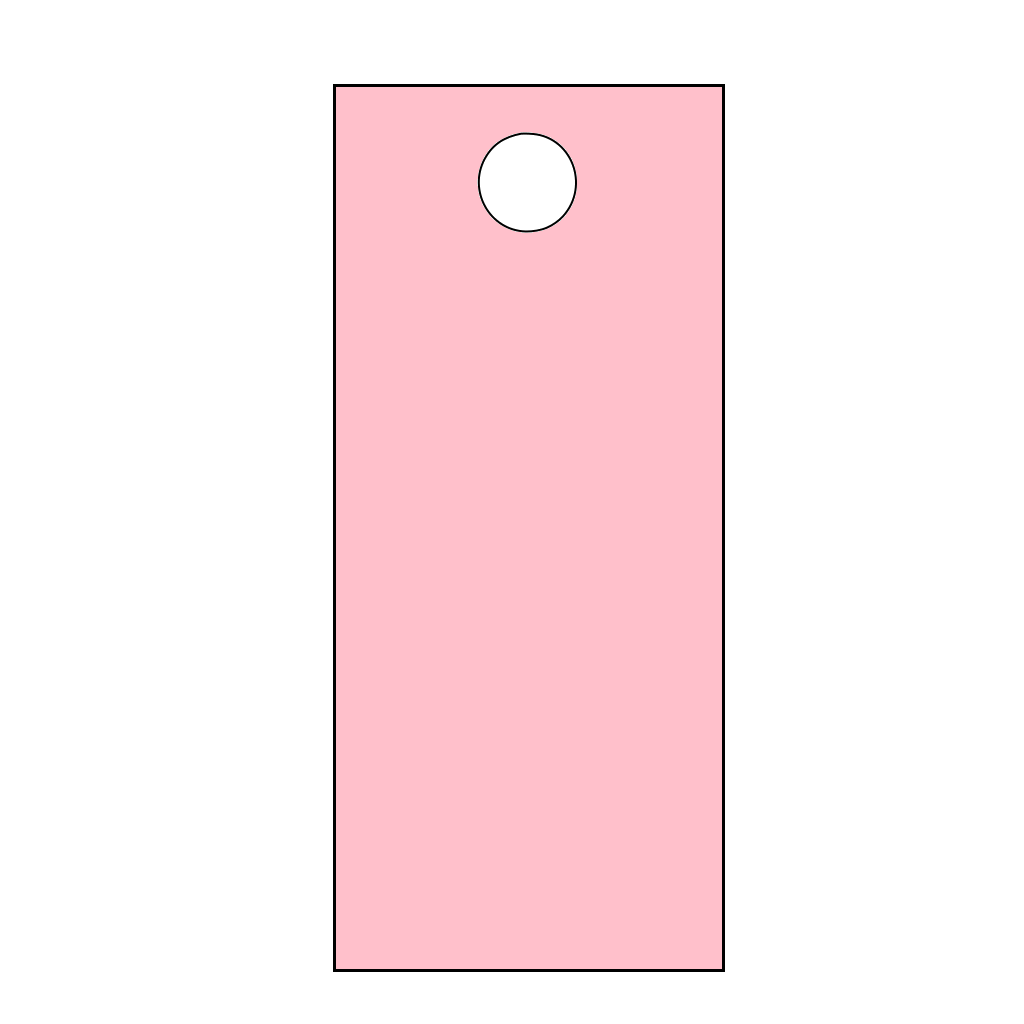
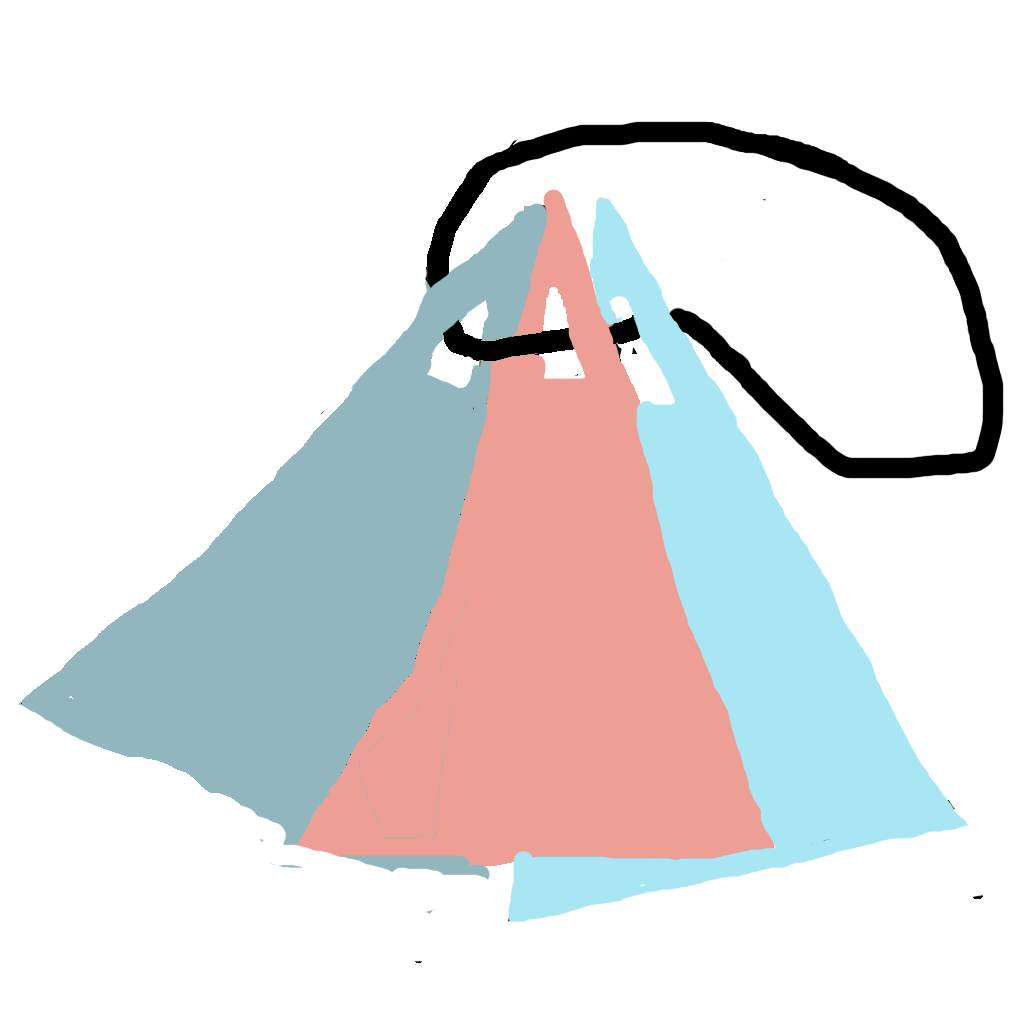
Layer changes from the first 1024 × 1024 image to the second:
added layer "Icon new" above "Icon" over [18, 121, 1004, 963]
renamed "Background" to "Icon", hid it, painted on it over [291, 84, 725, 972]
